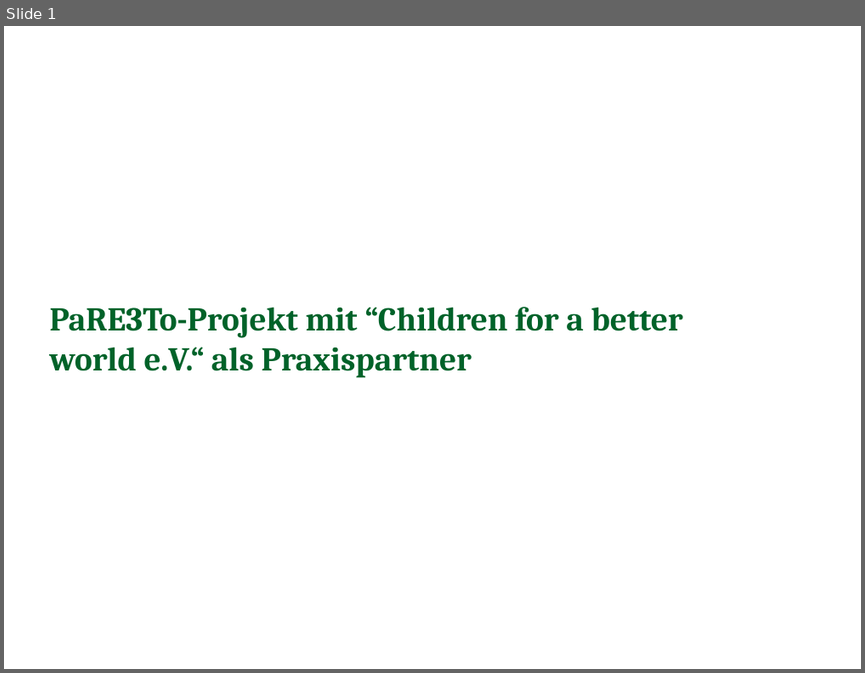
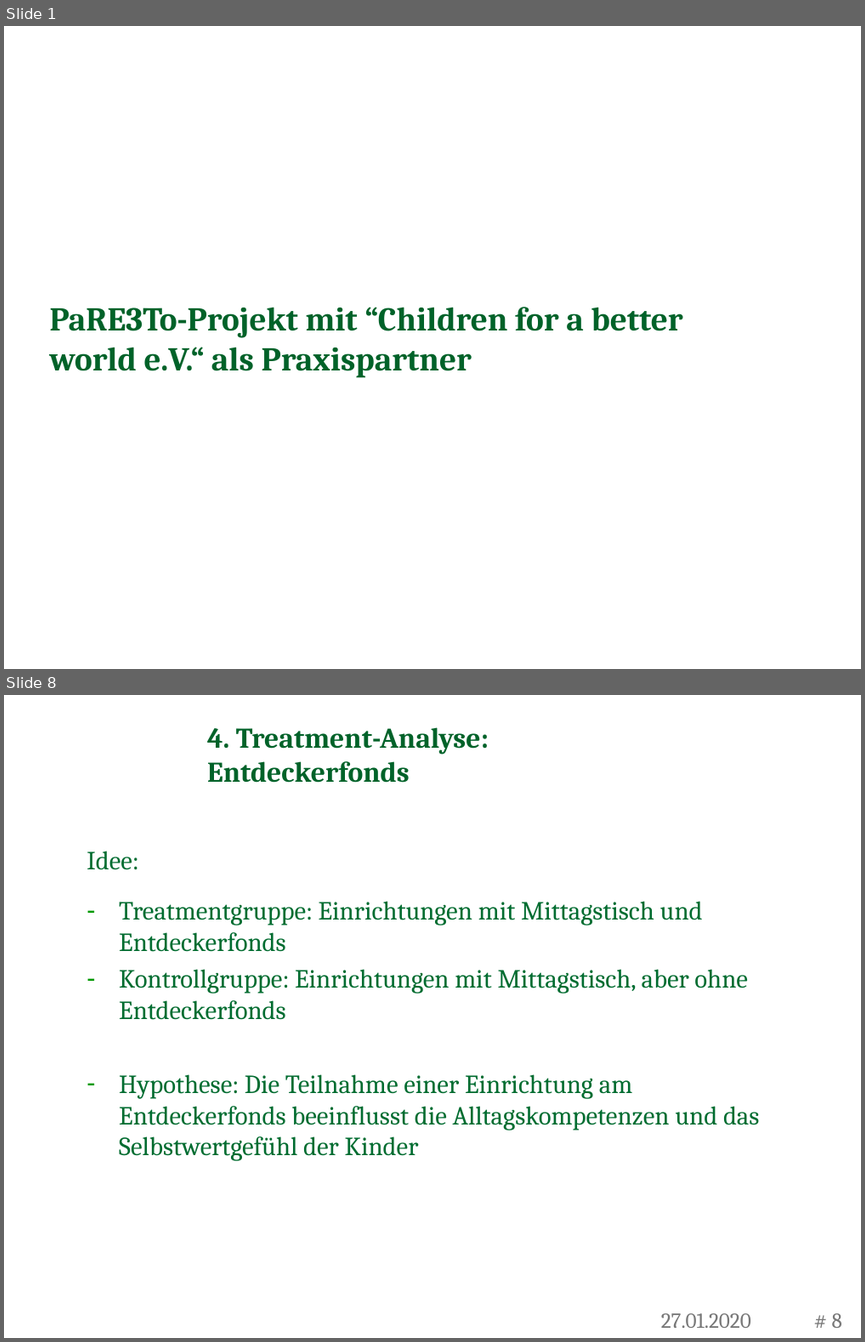
Before and after one commit to RafaelSchuetz/Pareto, a slide deck: CHILDREN/Zwischenkolloquien/2. Zwischentreffen Präsentation.pptx. Shown one above the other, each under a label of ours: slide 1 before the commit, slides 1 and 8 after it; the slides between them are not shown. The pictures are 865x673 and 865x1342 pixels, drawn with LibreOffice and Linux fonts; fonts in the diff are those of the drawing; background and template pictures are left out. Boxes give left, top, right and bottom in pixels: in the first picture for what was removed or moved away, otherwise in the second. Text is boxed around its words. In the diff, an @@ line names an element or a change of style, - is before the commit and + after.

```diff
--- a/CHILDREN/Zwischenkolloquien/2. Zwischentreffen Präsentation.pptx
+++ b/CHILDREN/Zwischenkolloquien/2. Zwischentreffen Präsentation.pptx
@@ slide 8 added at (4, 695, 861, 1338), background picture (left out) @@
@@ title added at (207, 727, 488, 783), 24 pt, text #006229, bold @@
+4. Treatment-Analyse: Entdeckerfonds
@@ text added at (86, 851, 759, 1161), 22 pt, text #006C30 @@
+Idee:
+– Treatmentgruppe: Einrichtungen mit Mittagstisch und Entdeckerfonds
+– Kontrollgruppe: Einrichtungen mit Mittagstisch, aber ohne Entdeckerfonds
+– Hypothese: Die Teilnahme einer Einrichtung am Entdeckerfonds beeinflusst die Alltagskompetenzen und das Selbstwertgefühl der Kinder
@@ text added at (661, 1313, 751, 1327), 18 pt, text #777777 @@
+27.01.2020
@@ page number added at (832, 1313, 842, 1327), 18 pt, text #777777 @@
+# 8
```
Also in this commit, not shown: 6 slides changed, 10 other slides added, 3 other files.
